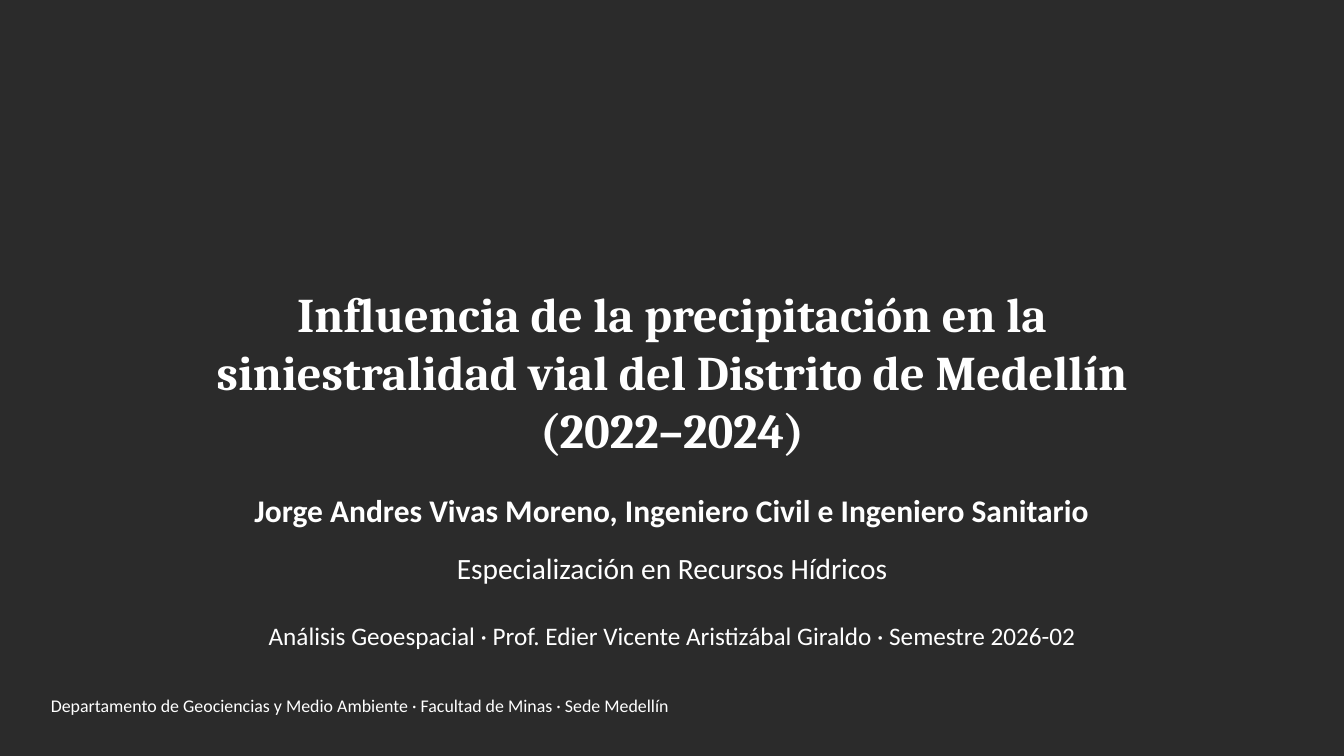
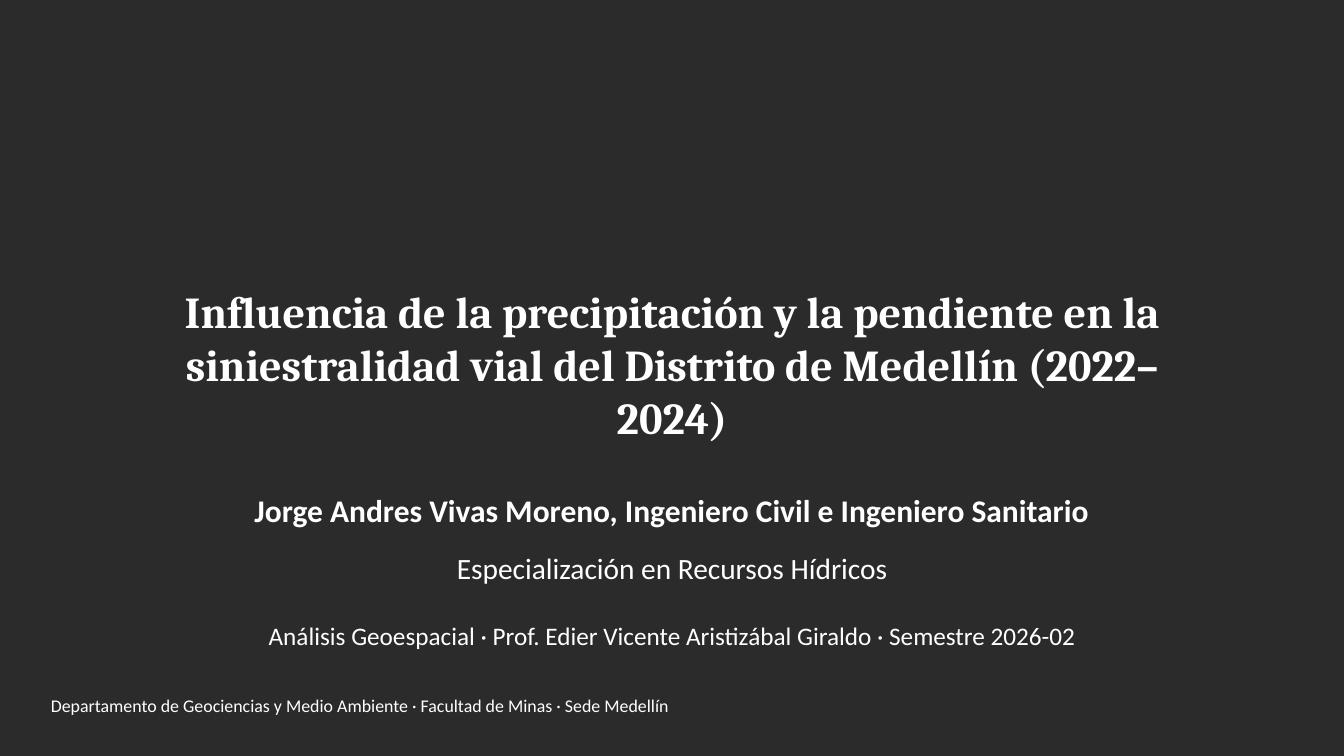
Before and after one commit to JyZ562/Analisis-Geoespacial_recipitacion-siniestralidad-medellin, a slide deck: slide 1 of presentacion/Precipitacion_y_Siniestralidad_Vial_en_Medellin.pptx. Drawn at 1344x756 pixels with LibreOffice and Linux fonts; fonts in the diff are those of the drawing; background and template pictures are left out; a plain dark background stands for a picture behind light text. Boxes give left, top, right and bottom in pixels: in the first picture for what was removed or moved away, otherwise in the second. Text is boxed around its words. In the diff, an @@ line names an element or a change of style, - is before the commit and + after.

```diff
--- a/presentacion/Precipitacion_y_Siniestralidad_Vial_en_Medellin.pptx
+++ b/presentacion/Precipitacion_y_Siniestralidad_Vial_en_Medellin.pptx
@@ text at bbox=[185, 296, 1160, 441]: text changed; size 46 to 42 pt @@
-Influencia de la precipitación en la siniestralidad vial del Distrito de Medellín (2022–2024)
+Influencia de la precipitación y la pendiente en la siniestralidad vial del Distrito de Medellín (2022–2024)
```
Also in this commit, not shown: 1 other file.
